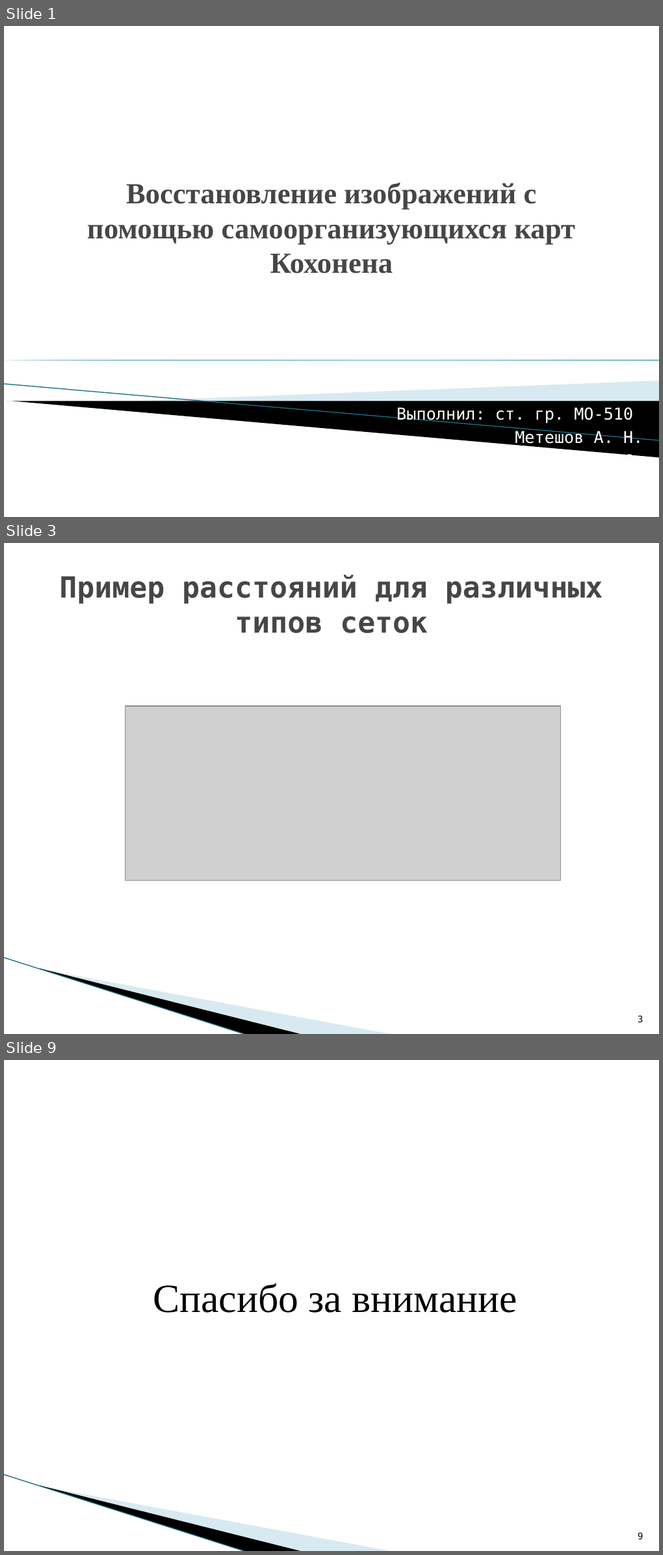
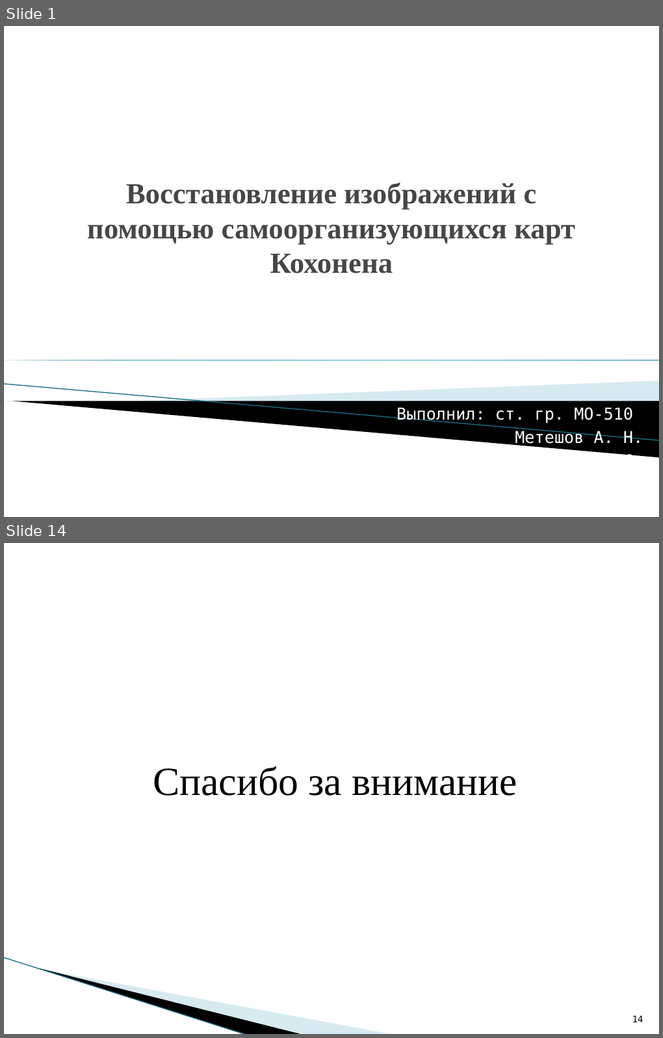
Before and after one commit to Meteshov/mygarduate, a slide deck: presentation/Meteshov.pptx. Shown one above the other, each under a label of ours: slides 1, 3 and 9 before the commit, slides 1 and 14 after it; the slides between them are not shown. The pictures are 663x1555 and 663x1038 pixels, drawn with LibreOffice and Linux fonts; fonts in the diff are those of the drawing; grey boxes stand for pictures; background and template pictures are left out. Boxes give left, top, right and bottom in pixels: in the first picture for what was removed or moved away, otherwise in the second. Text is boxed around its words. In the diff, an @@ line names an element or a change of style, - is before the commit and + after.

```diff
--- a/presentation/Meteshov.pptx
+++ b/presentation/Meteshov.pptx
@@ slide 3 removed at box(4, 543, 659, 1034), background #FFFFFF; not listed: 3 template elements that a slide beside it also shows @@
@@ title removed at box(59, 575, 603, 633) @@
-Пример расстояний для различных типов сеток
@@ picture removed at box(125, 706, 561, 881) @@
@@ page number removed at box(638, 1016, 643, 1023) @@
-3
@@ what was slide 9 is now slide 14 @@
@@ page number at box(633, 1016, 644, 1023): text changed @@
-9
+14
```
Also in this commit, not shown: 4 slides changed, 8 slides added, 2 other slides removed, 28 other files.
